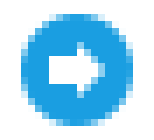
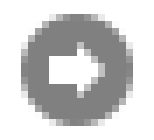
Before/after of a 154×140 layered artwork. What changed in the layer stack:
painted on "Shape 1" over box(21, 14, 133, 126)
